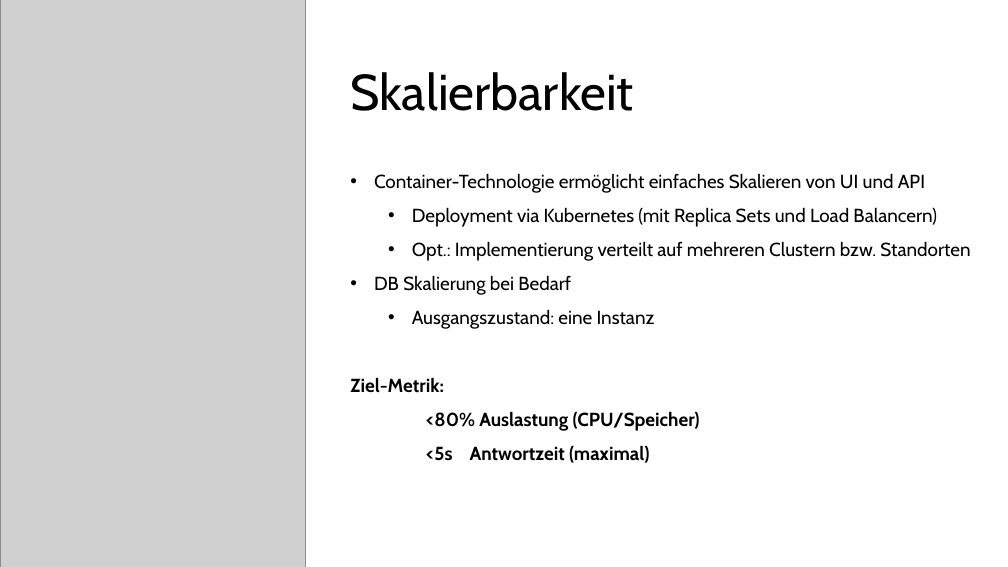
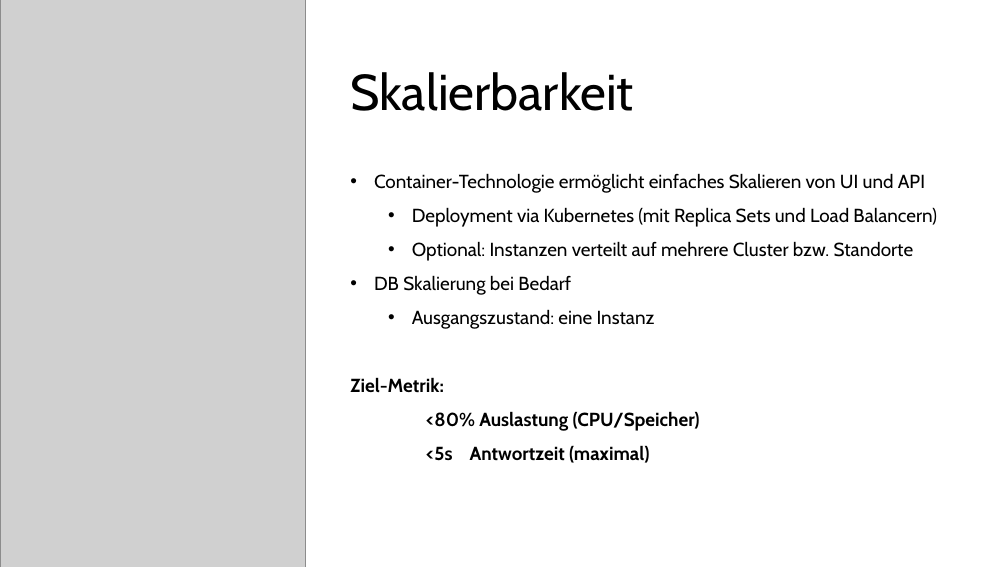
Before and after one commit to leen001/Captain_Cook, a slide deck: slide 5 of docs/praesi_03_Advanced_Eng.pptx. Drawn at 1008x567 pixels with LibreOffice and Linux fonts; fonts in the diff are those of the drawing; grey boxes stand for pictures. Boxes give left, top, right and bottom in pixels: in the first picture for what was removed or moved away, otherwise in the second. Text is boxed around its words. In the diff, an @@ line names an element or a change of style, - is before the commit and + after.

Commit message:
small wording changes

```diff
--- a/docs/praesi_03_Advanced_Eng.pptx
+++ b/docs/praesi_03_Advanced_Eng.pptx
@@ text at bbox=[412, 241, 914, 261]: text changed @@
-  • Opt.: Implementierung verteilt auf mehreren Clustern bzw. Standorten
+  • Optional: Instanzen verteilt auf mehrere Cluster bzw. Standorte
```
